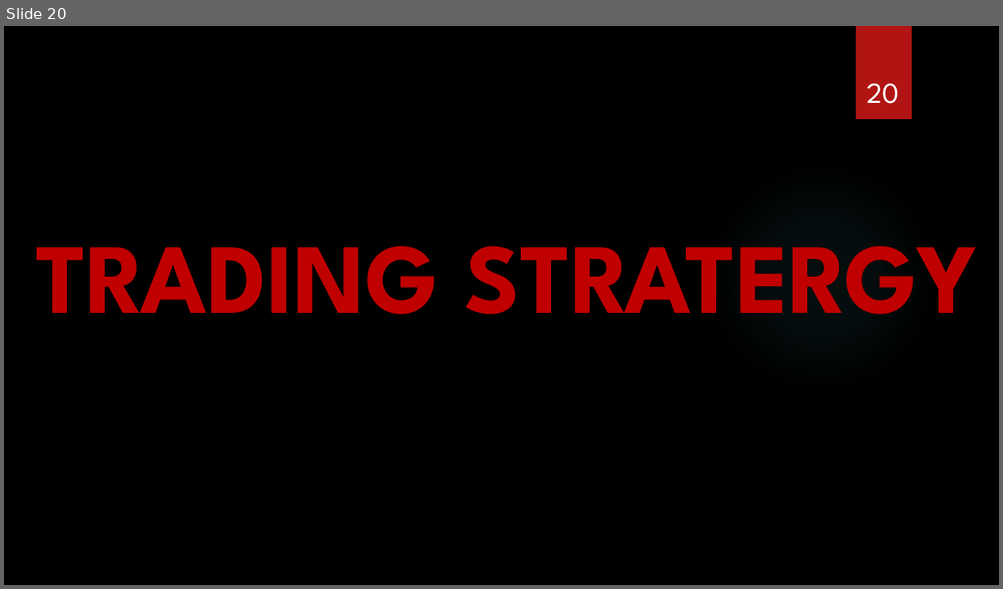
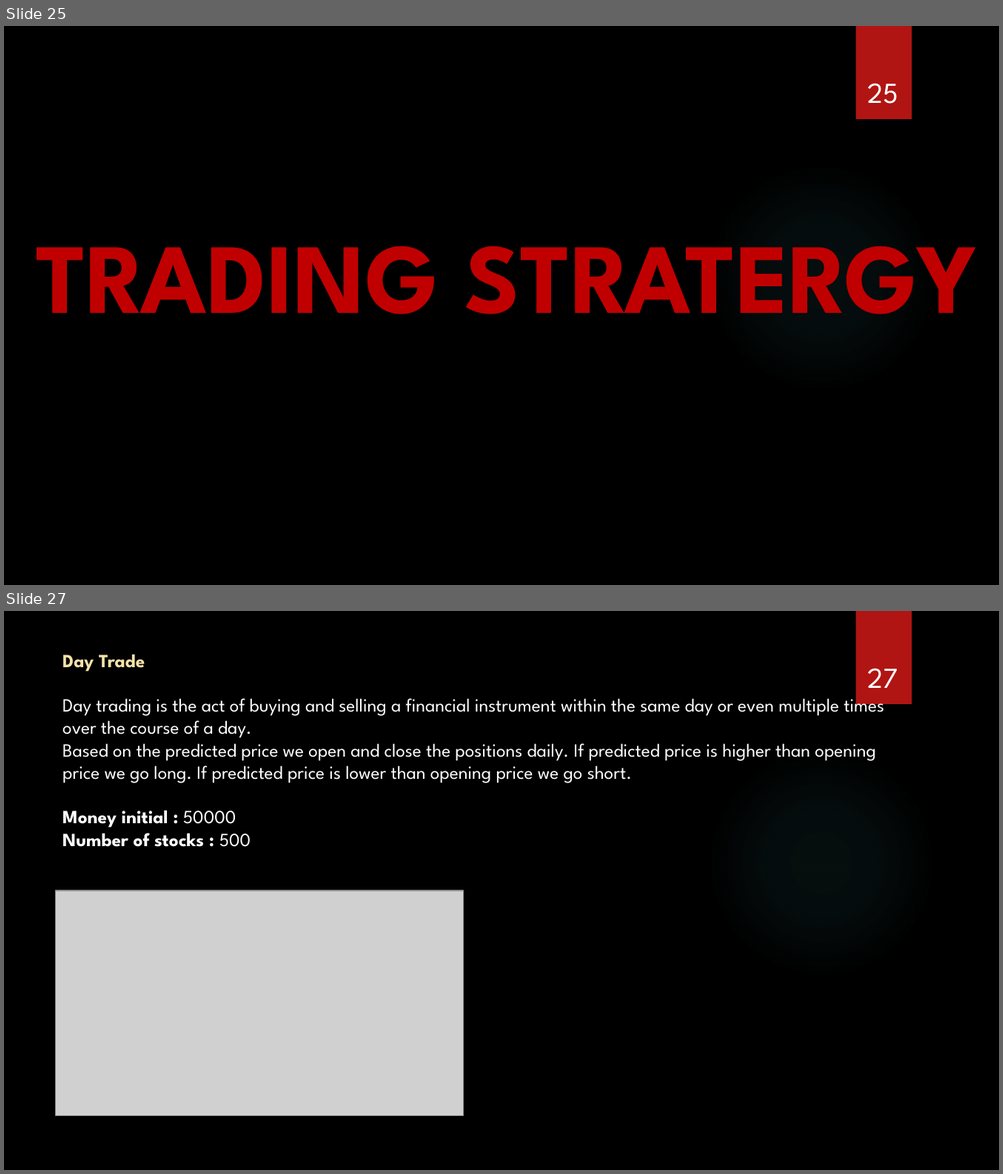
Before and after one commit to satwik2663/Machine-Learning-AMD-Stock-data-analysis-and-Trading-Strategies, a slide deck: Presentation_Final.pptx. Shown one above the other, each under a label of ours: slide 20 before the commit, slides 25 and 27 after it; the slides between them are not shown. The pictures are 1003x589 and 1003x1174 pixels, drawn with LibreOffice and Linux fonts; fonts in the diff are those of the drawing; grey boxes stand for pictures; background and template pictures are left out. Boxes give left, top, right and bottom in pixels: in the first picture for what was removed or moved away, otherwise in the second. Text is boxed around its words. In the diff, an @@ line names an element or a change of style, - is before the commit and + after.

```diff
--- a/Presentation_Final.pptx
+++ b/Presentation_Final.pptx
@@ slide 27 added at <box>4,611,999,1170</box>, background picture (left out); not listed: 2 template elements that a slide beside it also shows @@
@@ text added at <box>62,654,884,847</box>, 18 pt, text #FFFFFF @@
+Day Trade
+Day trading is the act of buying and selling a financial instrument within the same day or even multiple times over the course of a day.
+Based on the predicted price we open and close the positions daily. If predicted price is higher than opening price we go long. If predicted price is lower than opening price we go short.
+Money initial : 50000
+Number of stocks : 500
@@ page number added at <box>868,668,898,688</box>, 28 pt, text #FFFFFF @@
+27
@@ picture added at <box>56,891,464,1116</box> @@
@@ what was slide 20 is now slide 25 @@
@@ page number at <box>867,83,898,104</box>: text changed @@
-20
+25
```
Also in this commit, not shown: 7 slides changed, 15 other slides added, 3 slides removed.
